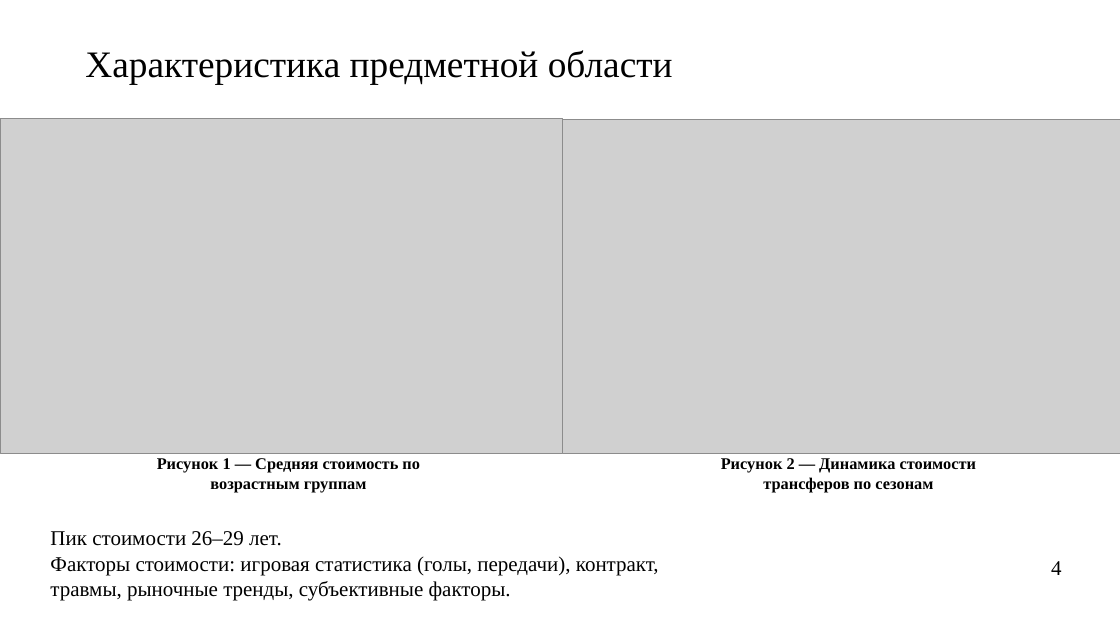
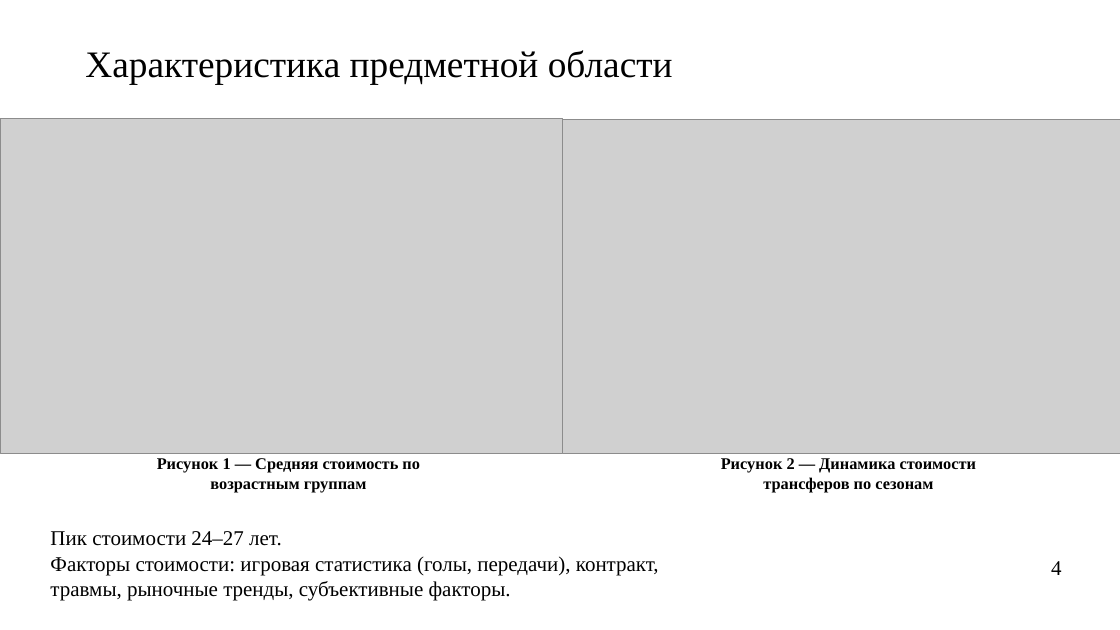
Before and after one commit to Kirill010/RTU-MIREA, a slide deck: slide 4 of 4 курс/8 семестр/Преддипломная практика/010304_22И1429_Ким_КС_презентация_предзащита.pptx. Drawn at 1120x630 pixels with LibreOffice and Linux fonts; fonts in the diff are those of the drawing; grey boxes stand for pictures. Boxes give left, top, right and bottom in pixels: in the first picture for what was removed or moved away, otherwise in the second. Text is boxed around its words. In the diff, an @@ line names an element or a change of style, - is before the commit and + after.

```diff
--- a/4 курс/8 семестр/Преддипломная практика/010304_22И1429_Ким_КС_презентация_предзащита.pptx
+++ b/4 курс/8 семестр/Преддипломная практика/010304_22И1429_Ким_КС_презентация_предзащита.pptx
@@ text at (x1=50, y1=531, x2=282, y2=546): text changed @@
-Пик стоимости 26–29 лет.
+Пик стоимости 24–27 лет.
```
Also in this commit, not shown: 7 other slides changed, 3 slides added, 6 other files.
